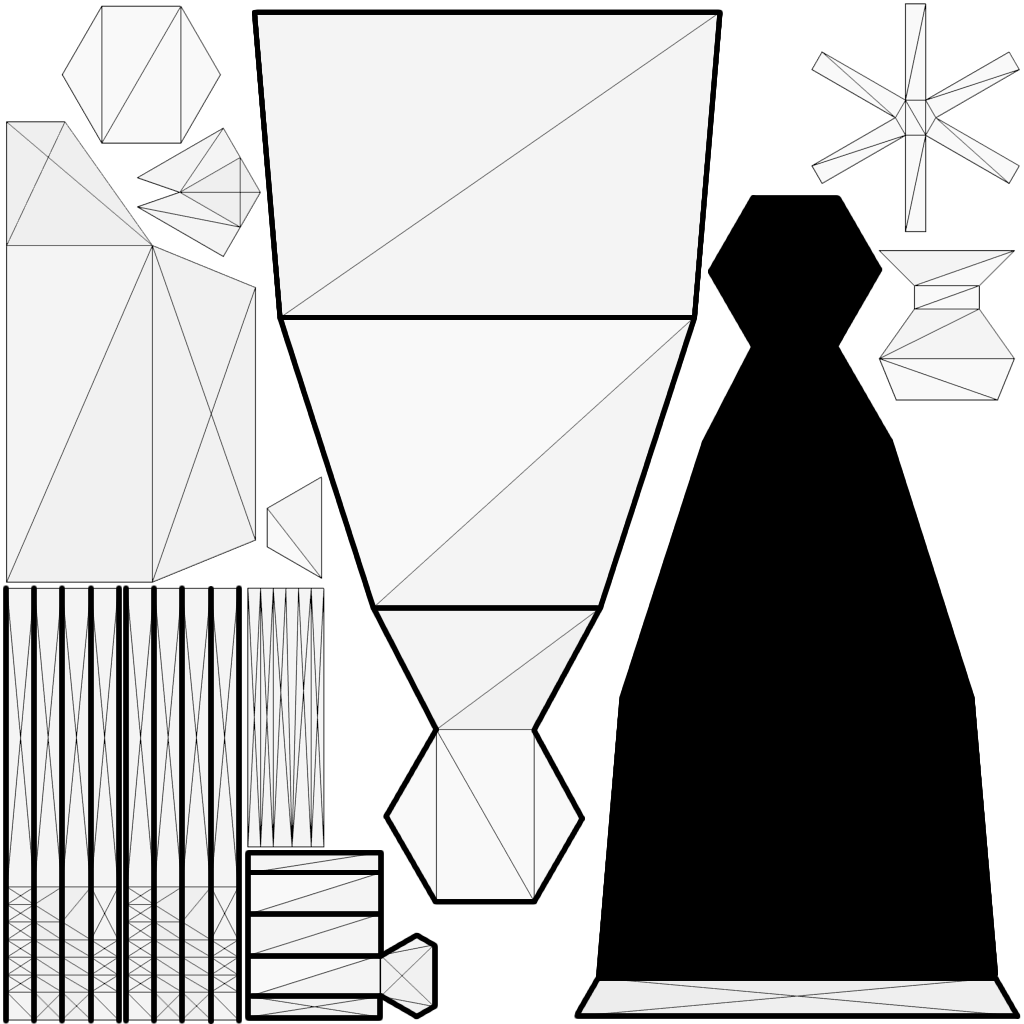
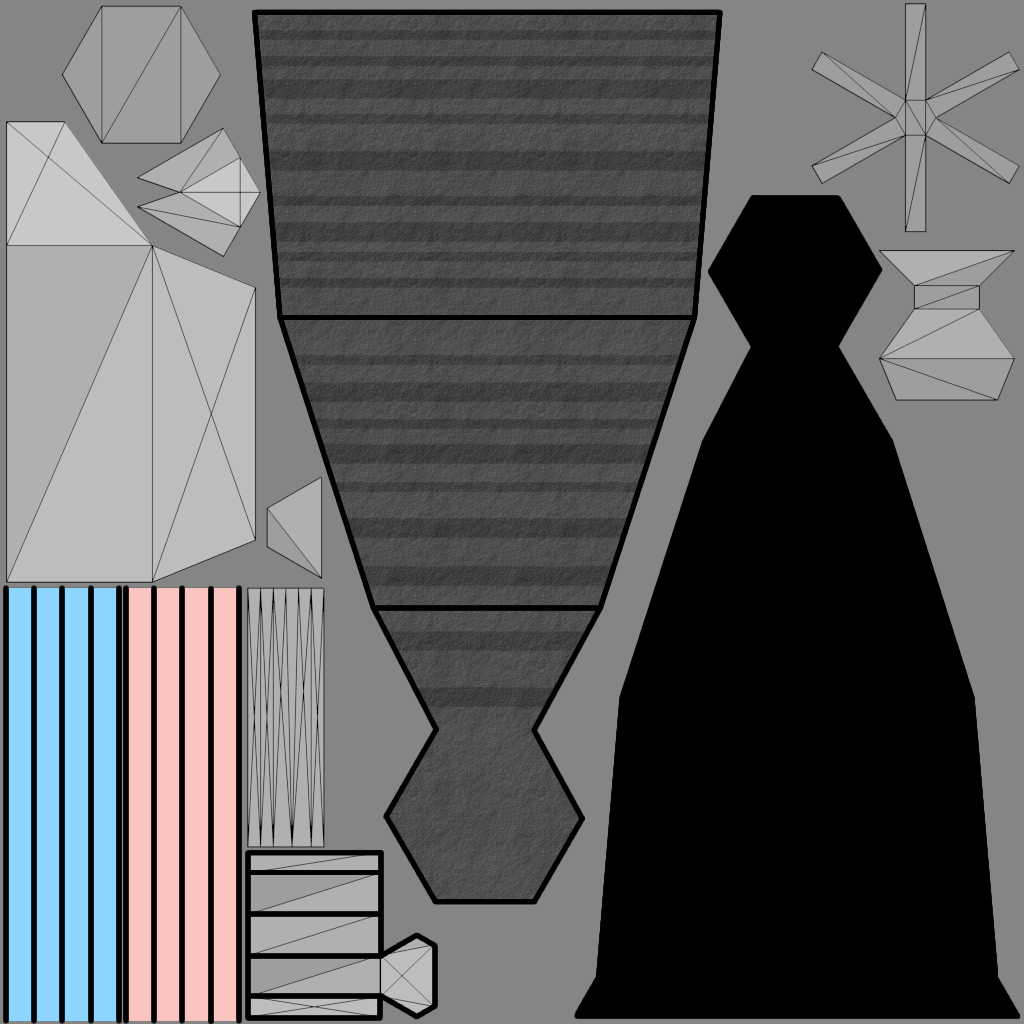
Layered file, before and after one edit (1024x1024). Changes by layer:
painted on "Borders" over [580, 980, 1014, 1014]
added layer "New Layer#2" (45%) above "New Layer#1" over [8, 588, 237, 1021]
added layer "New Layer#1" (grain merge, 58%) above "New Layer" over [255, 14, 720, 902]
added layer "New Layer" above "Background" over [6, 12, 720, 1021]
added layer "New Layer#3" over [0, 0, 1024, 1024]
